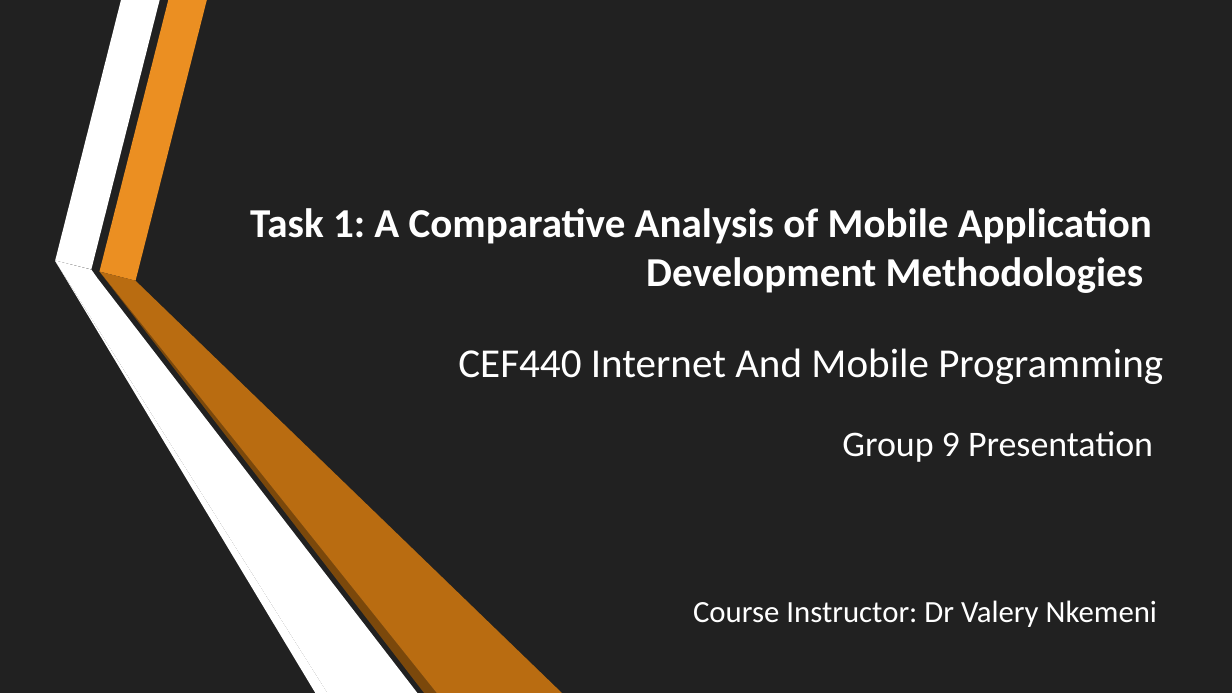
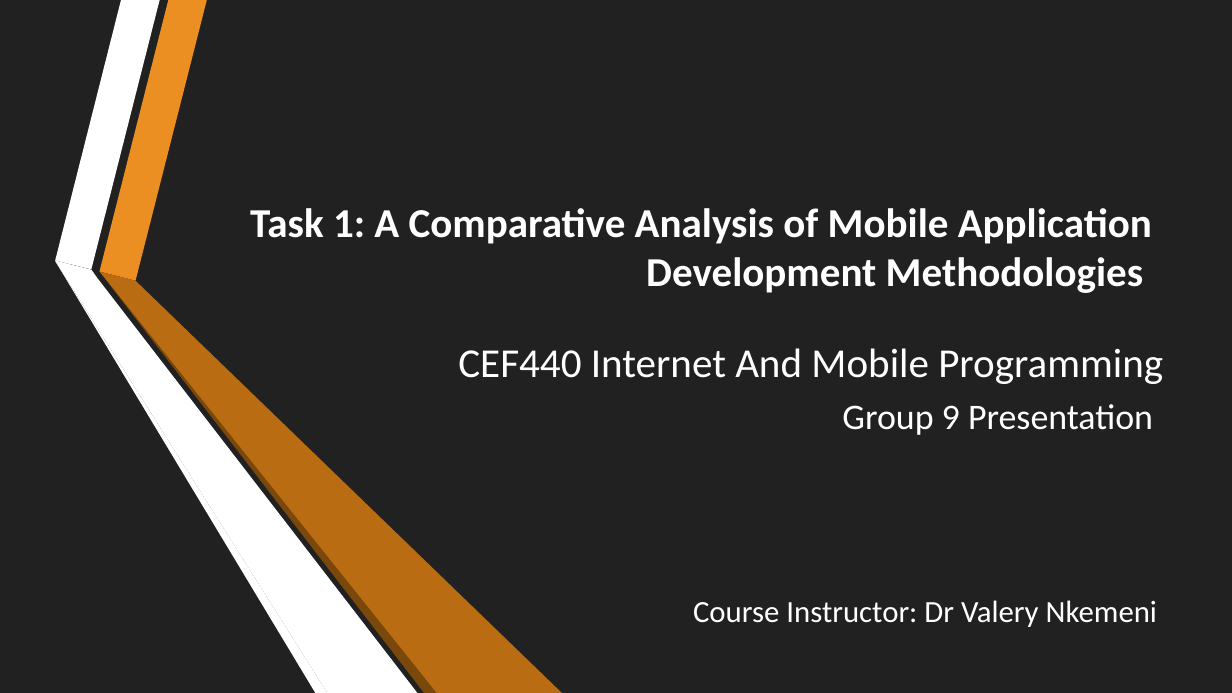
Before and after one commit to Neil1-hub/CEF-440-, a slide deck: slide 1 of Task 1/INTERNET AND MOBILE PROGRAMMING.pptx. Drawn at 1232x693 pixels with LibreOffice and Linux fonts; fonts in the diff are those of the drawing. Boxes give left, top, right and bottom in pixels: in the first picture for what was removed or moved away, otherwise in the second. Text is boxed around its words. In the diff, an @@ line names an element or a change of style, - is before the commit and + after.

```diff
--- a/Task 1/INTERNET AND MOBILE PROGRAMMING.pptx
+++ b/Task 1/INTERNET AND MOBILE PROGRAMMING.pptx
@@ text "Group 9 Presentation": place and size @@
-text "Group 9 Presentation" at box(842, 431, 1153, 462)
+text "Group 9 Presentation" at box(842, 404, 1153, 435)
```
Also in this commit, not shown: 15 other slides changed, 2 slides added, 3 slides removed.
